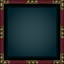
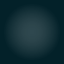
The second 64 × 64 image is a revision of the first. Changes to its layers:
added group "Career Tiers" with 4 layers in group "Icon Frame" over [0, 0, 64, 64]
moved "Frame (Careers)" into group "Template" over [0, 0, 64, 64]
moved "Frame (Items)" into group "Template" over [0, 0, 64, 64]
showed group "Rogues" (8 layers) over [0, 0, 64, 64]
hid group "Warriors" (8 layers) over [1, 1, 64, 64]
hid "Cavalryman", painted on it over [8, 56, 56, 60]
hid "Guard", painted on it over [14, 56, 53, 64]
hid "Knight", painted on it over [5, 10, 55, 61]
hid "Protagonist", painted on it over [2, 13, 61, 64]
hid "Slayer", painted on it over [1, 2, 63, 61]
hid "Warrior Priest", painted on it over [11, 56, 54, 64]
